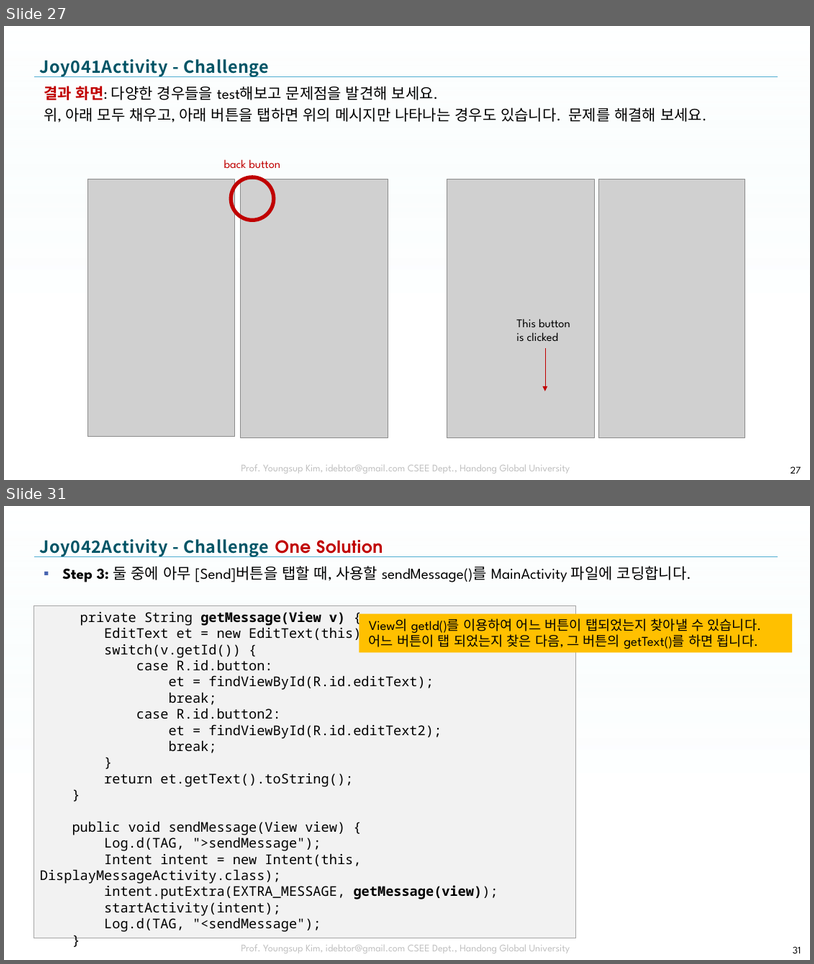
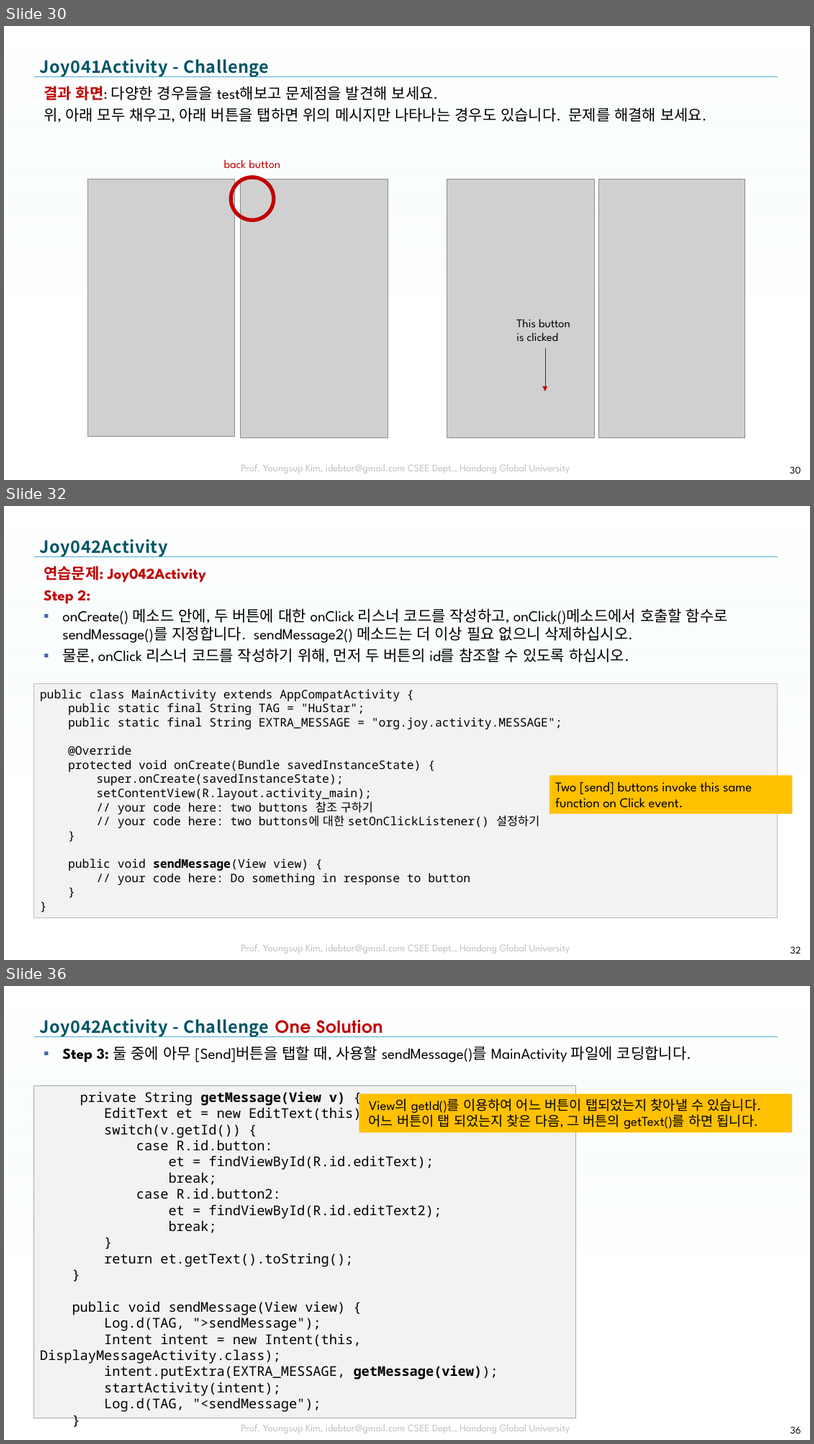
Before and after one commit to tae7841/HuStarAS, a slide deck: ppts/04Activity.pptx. Shown one above the other, each under a label of ours: slides 27 and 31 before the commit, slides 30, 32 and 36 after it; the slides between them are not shown. The pictures are 814x964 and 814x1444 pixels, drawn with LibreOffice and Linux fonts; fonts in the diff are those of the drawing; grey boxes stand for pictures; background and template pictures are left out. Boxes give left, top, right and bottom in pixels: in the first picture for what was removed or moved away, otherwise in the second. Text is boxed around its words. In the diff, an @@ line names an element or a change of style, - is before the commit and + after.

```diff
--- a/ppts/04Activity.pptx
+++ b/ppts/04Activity.pptx
@@ slide 32 added at [4, 506, 810, 960], background picture (left out); not listed: 3 template elements that a slide beside it also shows @@
@@ title added at [40, 539, 168, 557], 20 pt, text gradient #005466 to #005061 to #003E4B, bold @@
+Joy042Activity
@@ text added at [44, 566, 728, 663], 18 pt, text #000000 @@
+연습문제: Joy042Activity
+Step 2:
+▪ onCreate() 메소드 안에, 두 버튼에 대한 onClick 리스너 코드를 작성하고, onClick()메소드에서 호출할 함수로 sendMessage()를 지정합니다. sendMessage2() 메소드는 더 이상 필요 없으니 삭제하십시오.
+▪ 물론, onClick 리스너 코드를 작성하기 위해, 먼저 두 버튼의 id를 참조할 수 있도록 하십시오.
@@ rectangle added at [34, 684, 778, 918], fill #F2F2F2, outline #BFBFBF 0.75 pt, 14 pt, text #000000 @@
+public class MainActivity extends AppCompatActivity {
+public static final String TAG = "HuStar";
+public static final String EXTRA_MESSAGE = "org.joy.activity.MESSAGE";
+@Override
+protected void onCreate(Bundle savedInstanceState) {
+super.onCreate(savedInstanceState);
+setContentView(R.layout.activity_main);
+// your code here: two buttons 참조 구하기
+// your code here: two buttons에 대한 setOnClickListener() 설정하기
+}
+public void sendMessage(View view) {
+// your code here: Do something in response to button
+}
+}
@@ rectangle added at [550, 775, 793, 814], fill #FFC000, 16 pt, text #000000 @@
+Two [send] buttons invoke this same function on Click event.
@@ page number added at [791, 946, 802, 953], 12 pt, text #000000 @@
+32
@@ what was slide 27 is now slide 30 @@
@@ page number at [790, 466, 801, 473]: text changed @@
-27
+30
@@ what was slide 31 is now slide 36 @@
@@ page number at [791, 1426, 802, 1433]: text changed @@
-31
+36
```
Also in this commit, not shown: 12 slides changed, 11 other slides added.
